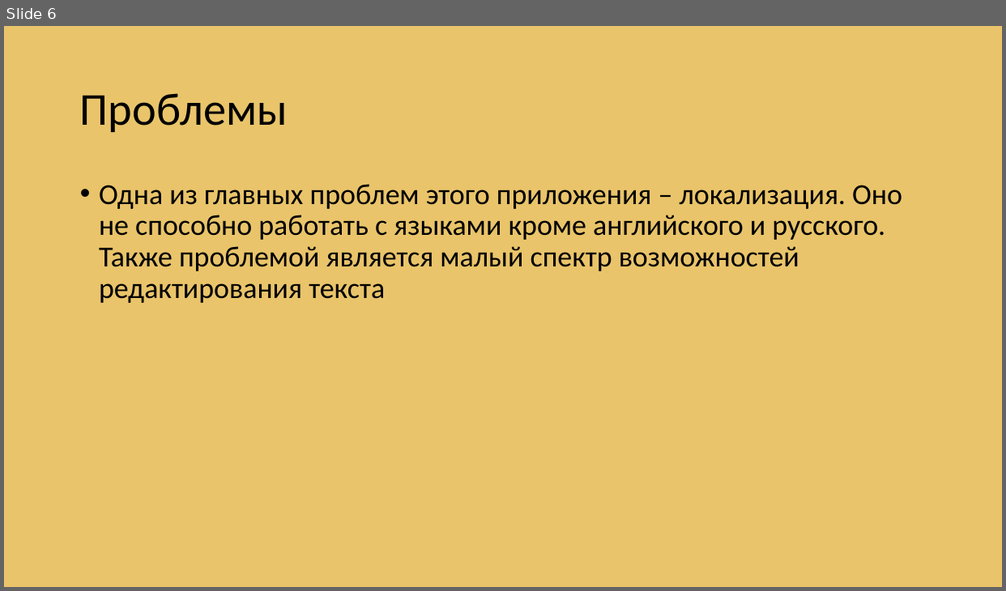
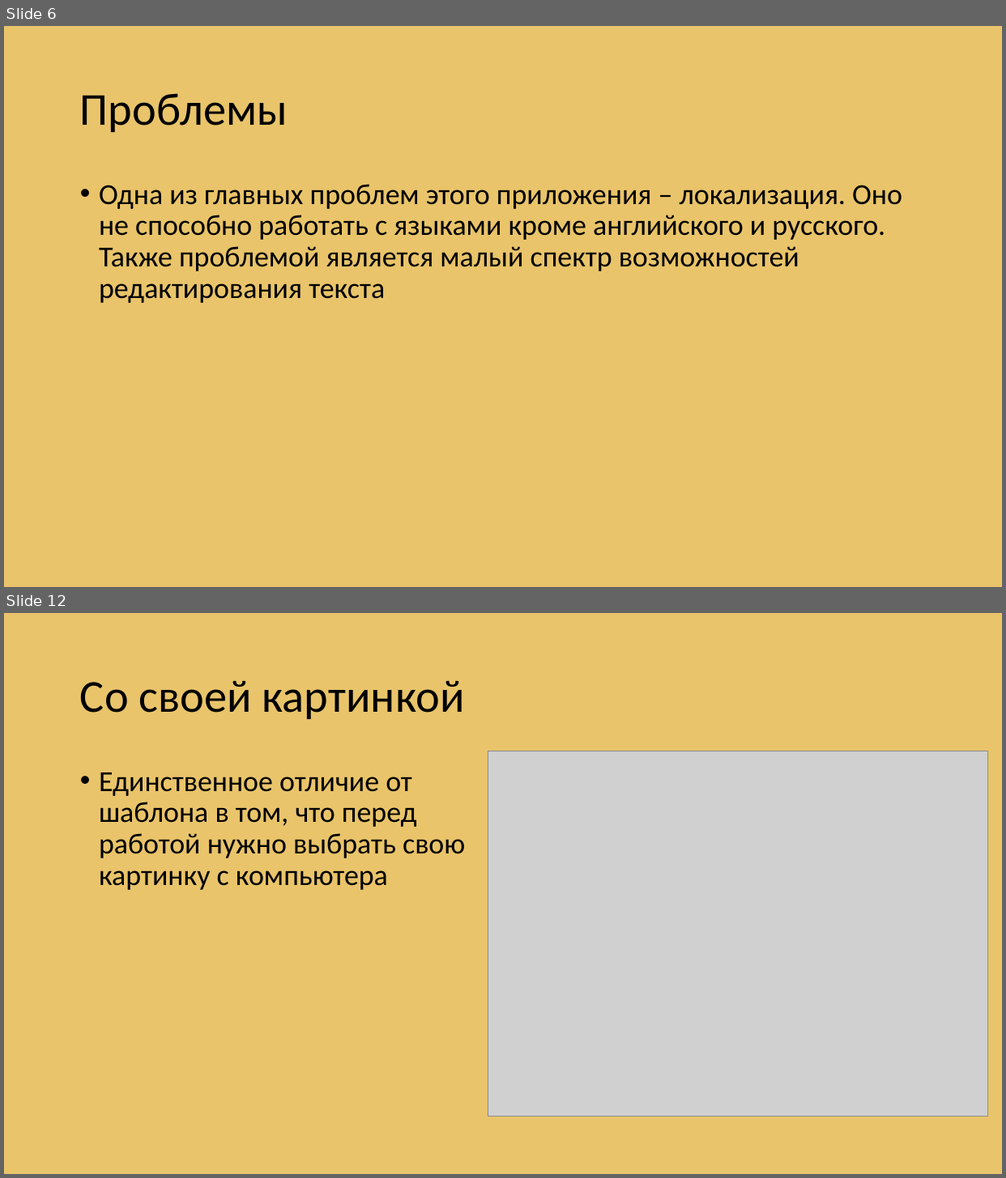
Before and after one commit to Albertlll/Mem_generator, a slide deck: презентация.pptx. Shown one above the other, each under a label of ours: slide 6 before the commit, slides 6 and 12 after it; the slides between them are not shown. The pictures are 1006x591 and 1006x1178 pixels, drawn with LibreOffice and Linux fonts; fonts in the diff are those of the drawing; grey boxes stand for pictures. Boxes give left, top, right and bottom in pixels: in the first picture for what was removed or moved away, otherwise in the second. Text is boxed around its words. In the diff, an @@ line names an element or a change of style, - is before the commit and + after.

```diff
--- a/презентация.pptx
+++ b/презентация.pptx
@@ slide 12 added at <box>4,613,1002,1174</box>, background #E9C46A @@
@@ title added at <box>80,681,464,719</box>, 44 pt, text #000000 @@
+Со своей картинкой
@@ picture added at <box>488,752,988,1117</box> @@
@@ text added at <box>99,773,465,890</box>, 28 pt, text #000000 @@
+• Единственное отличие от шаблона в том, что перед работой нужно выбрать свою картинку с компьютера
```
Also in this commit, not shown: 6 other slides added.
